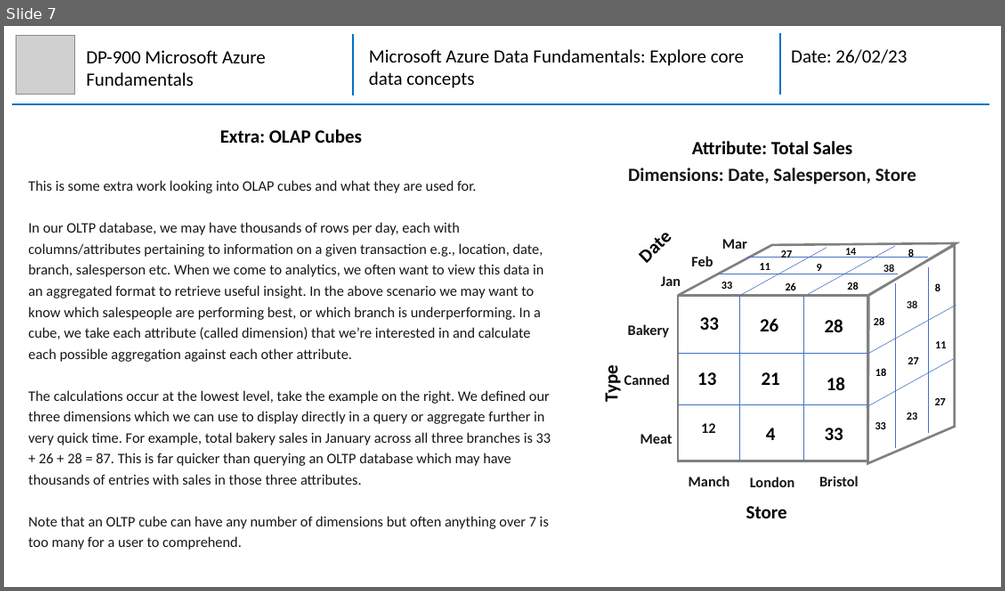
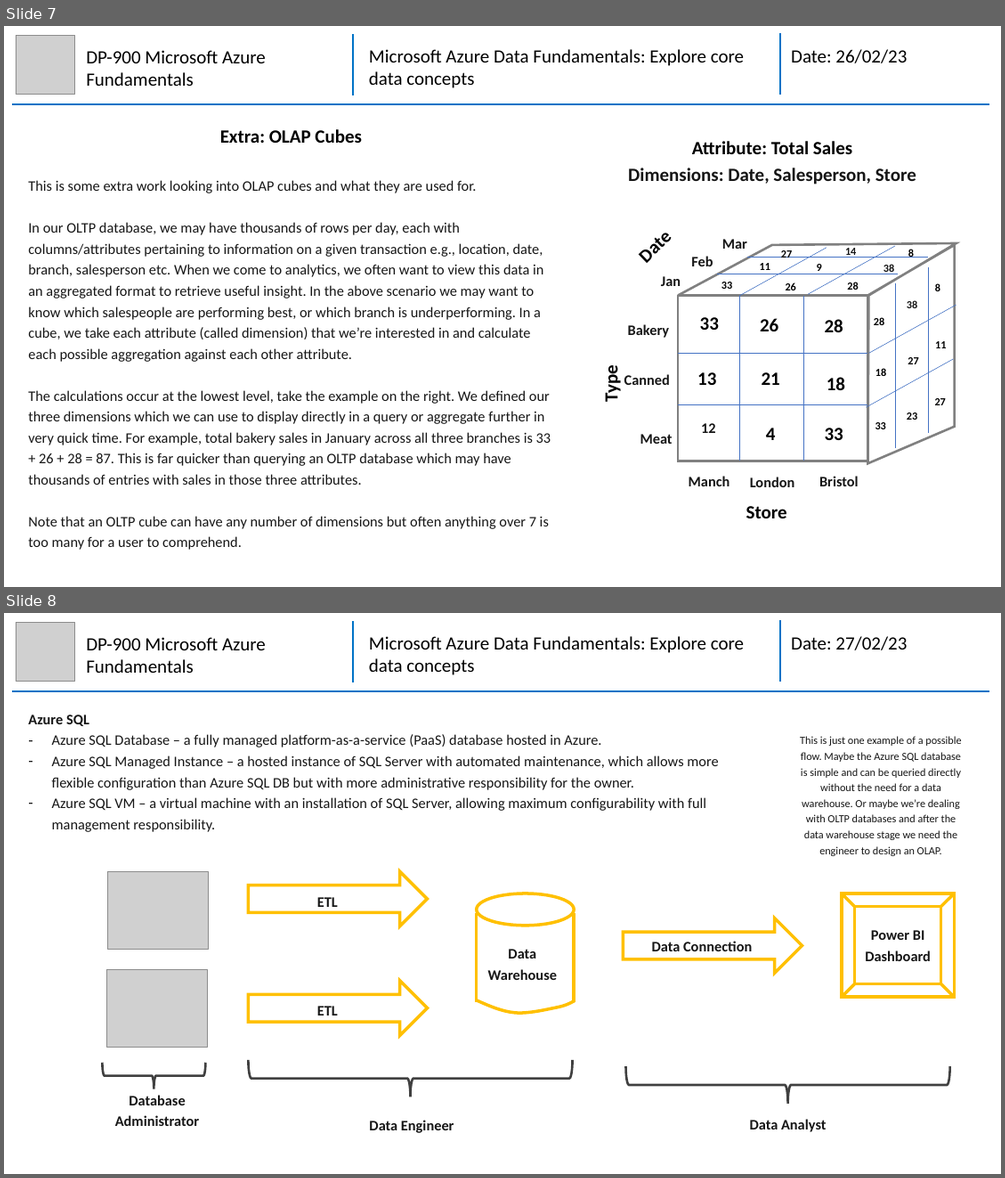
Before and after one commit to mhaythornthwaite/Testing_ML_Algorithms, a slide deck: Azure_DP-900_Fundamentals/MJH_DP-900_Azure_Fundamentals_Notes.pptx. Shown one above the other, each under a label of ours: slide 7 before the commit, slides 7 and 8 after it. The pictures are 1005x591 and 1005x1178 pixels, drawn with LibreOffice and Linux fonts; fonts in the diff are those of the drawing; grey boxes stand for pictures. Boxes give left, top, right and bottom in pixels: in the first picture for what was removed or moved away, otherwise in the second. Text is boxed around its words. In the diff, an @@ line names an element or a change of style, - is before the commit and + after.

```diff
--- a/Azure_DP-900_Fundamentals/MJH_DP-900_Azure_Fundamentals_Notes.pptx
+++ b/Azure_DP-900_Fundamentals/MJH_DP-900_Azure_Fundamentals_Notes.pptx
@@ slide 8 added at <box>4,613,1001,1174</box>, background #FFFFFF @@
@@ picture added at <box>16,622,75,681</box> @@
@@ text added at <box>86,637,266,673</box>, 18 pt, text #000000 @@
+DP-900 Microsoft Azure Fundamentals
@@ group added at <box>12,620,989,691</box>: 3 lines, 2 texts @@
+Microsoft Azure Data Fundamentals: Explore core data concepts
+Date: 27/02/23
@@ text added at <box>28,714,718,832</box>, 14 pt, text #161616 @@
+Azure SQL
+– Azure SQL Database – a fully managed platform-as-a-service (PaaS) database hosted in Azure.
+– Azure SQL Managed Instance – a hosted instance of SQL Server with automated maintenance, which allows more flexible configuration than Azure SQL DB but with more administrative responsibility for the owner.
+– Azure SQL VM – a virtual machine with an installation of SQL Server, allowing maximum configurability with full management responsibility.
@@ text added at <box>800,736,961,856</box>, 10.5 pt, text #161616 @@
+This is just one example of a possible flow. Maybe the Azure SQL database is simple and can be queried directly without the need for a data warehouse. Or maybe we’re dealing with OLTP databases and after the data warehouse stage we need the engineer to design an OLAP.
@@ picture added at <box>108,872,208,949</box> @@
@@ right arrow added at <box>249,872,428,926</box>, outline #FFC000 3 pt @@
@@ text added at <box>317,897,338,911</box>, 14 pt, text #161616, bold @@
+ETL
@@ bevel added at <box>841,893,954,997</box>, outline #FFC000 3 pt @@
@@ right arrow added at <box>623,918,802,973</box>, outline #FFC000 3 pt @@
@@ text added at <box>865,930,930,961</box>, 14 pt, text #161616, bold @@
+Power BI Dashboard
@@ text added at <box>488,949,557,980</box>, 14 pt, text #161616, bold @@
+Data Warehouse
@@ text added at <box>652,941,752,951</box>, 14 pt, text #161616, bold @@
+Data Connection
@@ picture added at <box>107,970,208,1047</box> @@
@@ right arrow added at <box>249,981,428,1036</box>, outline #FFC000 3 pt @@
@@ text added at <box>317,1005,338,1015</box>, 14 pt, text #161616, bold @@
+ETL
@@ group added at <box>476,893,574,1013</box>: 2 lines, 1 ellipse, 1 freeform shape @@
@@ left brace added at <box>102,1062,205,1089</box>, outline #404040 2.25 pt @@
@@ left brace added at <box>248,1060,573,1096</box>, outline #404040 2.25 pt @@
@@ left brace added at <box>626,1067,950,1103</box>, outline #404040 2.25 pt @@
@@ text added at <box>115,1094,199,1126</box>, 14 pt, text #161616, bold @@
+Database Administrator
@@ text added at <box>369,1119,454,1133</box>, 14 pt, text #161616, bold @@
+Data Engineer
@@ text added at <box>750,1119,825,1132</box>, 14 pt, text #161616, bold @@
+Data Analyst
```
Also in this commit, not shown: 1 slide changed, 3 other slides added.
